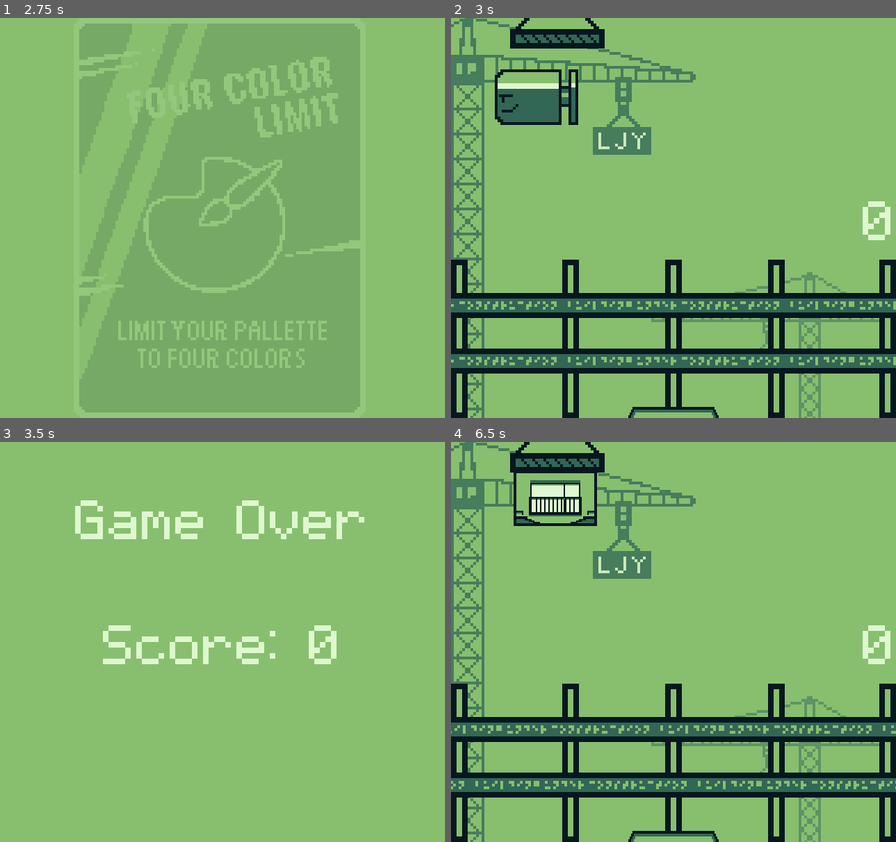
Above: before the commit, frames 1-4 (two rows, left to right).
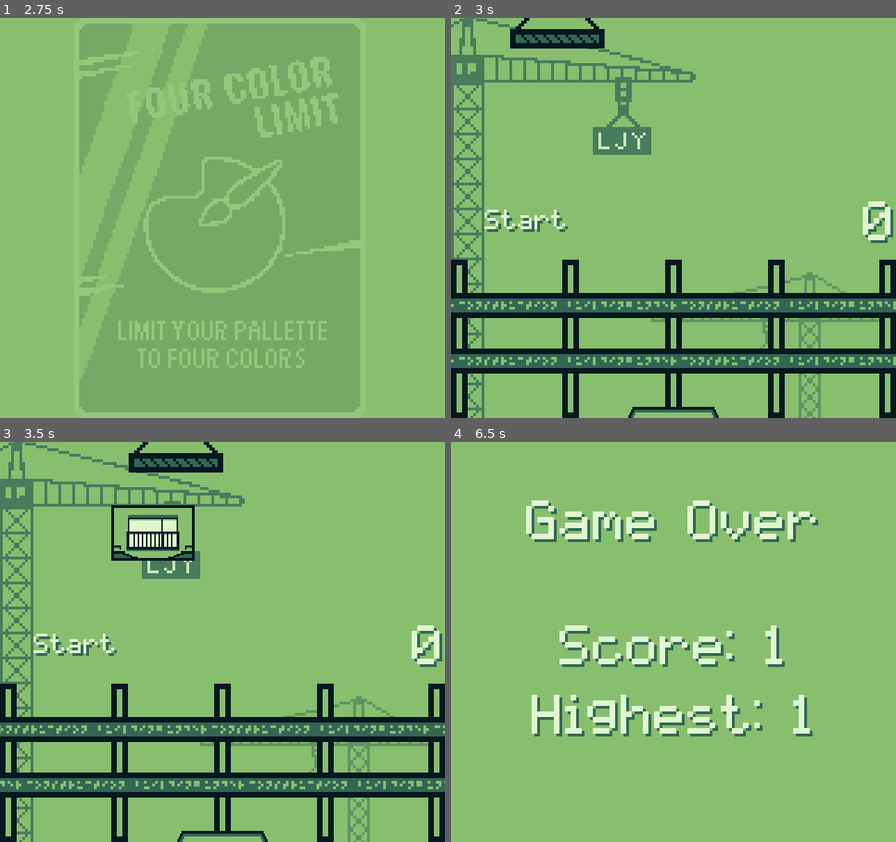
Above: after the commit, the same moments.

Repository: Ride-A-Pig/Tower-Bloxx
Game: Godot game, scene res://Scene/Start.tscn
Same seed, same stepped clock (60 frames per second), same inputs: the game is played once before the commit and once after it.
Inputs:
- Up to frame 1 (2.75 s): tap Enter (ui_accept) at 0.5, 1.35, 1.52, 1.82, 2 s; hold Enter (ui_accept) 0.53-1.28 s; hold Enter (ui_accept) from 2.03 s (still down)
- Up to frame 2 (3 s): release Enter (ui_accept) at 2.78 s; tap Enter (ui_accept) at 2.85 s
- Up to frame 3 (3.5 s): tap Enter (ui_accept) at 3.02, 3.32 s
- Up to frame 4 (6.5 s): hold Enter (ui_accept) 3.53-4.28 s; tap Enter (ui_accept) at 4.35, 4.52, 4.82, 5.85, 6.02, 6.32 s; hold Enter (ui_accept) 5.03-5.78 s

Frame 1 is identical in both runs. In frame 2, 2.8% of the frame differs, in the area x 7-100%, y 12-57%; in frame 3, 27%; in frame 4, 28%, in the area x 0-100%, y 0-100%.

Commit message:
bug fix, ui update

Diff:
--- /dev/null
+++ b/Scene/GameSaver.gd
@@ -0,0 +1,5 @@
+extends Resource
+
+const save_path = "user://BB_Save_01.tres"
+
+export var high_score = 0
--- a/Scene/GlobalValue.gd
+++ b/Scene/GlobalValue.gd
@@ -1,22 +1,7 @@
 extends Node
-class_name Global
-
-var health = 5
 
 var score = 0
 
-
-
-func _take_damage():
-	health-=1
-	if health<=0:
-		print("No health")
-
-
 func _add_score():
 	score+=1
-	print(score)
 	get_node_or_null("/root/Main/CanvasLayer/Score").text = String(score)
-
-func _remove_socre():
-	score-=1
--- a/Scene/MainScene.tscn
+++ b/Scene/MainScene.tscn
@@ -98,6 +98,7 @@
 grow_horizontal = 0
 theme = SubResource( 13 )
 custom_colors/font_color = Color( 0.878431, 0.972549, 0.815686, 1 )
+custom_colors/font_color_shadow = Color( 0.203922, 0.407843, 0.337255, 1 )
 text = "0"
 
 [node name="Judge" type="Label" parent="CanvasLayer"]
@@ -109,7 +110,9 @@
 margin_bottom = 7.0
 rect_pivot_offset = Vector2( 0, 7 )
 custom_colors/font_color = Color( 0.878431, 0.972549, 0.815686, 1 )
+custom_colors/font_color_shadow = Color( 0.203922, 0.407843, 0.337255, 1 )
 custom_fonts/font = SubResource( 14 )
+text = "Start"
 valign = 1
 
 [node name="Background" type="Control" parent="."]
@@ -475,6 +478,7 @@
 [node name="Timer" type="Timer" parent="Camera2D"]
 wait_time = 0.5
 one_shot = true
+autostart = true
 
 [node name="Area2D" type="Area2D" parent="Camera2D"]
 collision_layer = 2
--- a/Scene/Over.gd
+++ b/Scene/Over.gd
@@ -1,8 +1,18 @@
 extends Control
+
+const save_resource = "res://Scene/GameSaver.gd"
+const save_path = preload("res://Scene/GameSaver.gd").save_path
 
 func _ready():
 	$Label2.text = "Score: "+String(GlobalValue.score)
+	if !ResourceLoader.exists(save_path):
+		ResourceSaver.save(save_path,load(save_resource).new())
 
+	var read = ResourceLoader.load(save_path)
+	if GlobalValue.score > read.high_score:
+		read.high_score = GlobalValue.score
+		ResourceSaver.save(save_path,read)
+	$Label3.text = "Highest: "+String(read.high_score)
 
 func _input(event):
 	if event.is_action_pressed("ui_accept"):
--- a/Scene/Over.tscn
+++ b/Scene/Over.tscn
@@ -20,6 +20,7 @@
 margin_bottom = 35.0
 grow_horizontal = 2
 custom_colors/font_color = Color( 0.878431, 0.972549, 0.815686, 1 )
+custom_colors/font_color_shadow = Color( 0.203922, 0.407843, 0.337255, 1 )
 custom_fonts/font = SubResource( 1 )
 text = "Game Over"
 
@@ -34,7 +35,25 @@
 margin_bottom = 8.0
 grow_horizontal = 2
 custom_colors/font_color = Color( 0.878431, 0.972549, 0.815686, 1 )
+custom_colors/font_color_shadow = Color( 0.203922, 0.407843, 0.337255, 1 )
 custom_fonts/font = SubResource( 1 )
-text = "Score:8"
+text = "Score: 0"
 align = 1
 valign = 1
+
+[node name="Label3" type="Label" parent="."]
+anchor_left = 0.5
+anchor_top = 0.5
+anchor_right = 0.5
+anchor_bottom = 0.5
+margin_left = -53.0
+margin_top = 17.0
+margin_right = 53.0
+margin_bottom = 33.0
+grow_horizontal = 2
+custom_colors/font_color = Color( 0.878431, 0.972549, 0.815686, 1 )
+custom_colors/font_color_shadow = Color( 0.203922, 0.407843, 0.337255, 1 )
+custom_fonts/font = SubResource( 1 )
+text = "Highest: 0"
+align = 1
+valign = 1
--- a/Scene/Play.gd
+++ b/Scene/Play.gd
@@ -1,5 +1,4 @@
 extends Camera2D
-
 
 onready var p2d = $KinematicBody2D/Position2D
 onready var pj2d = $KinematicBody2D/Position2D/PinJoint2D
@@ -8,49 +7,34 @@
 onready var rooms = $"/root/Main/Rooms"
 onready var animation_player = $AnimationPlayer
 
-
 var room_resource = preload("res://Scene/Room.tscn")
-var count = 0
 var new_room
+var b_droppable = false
 
 func _ready():
-	randomize()
-	_spawn_room()
 	timer.connect("timeout",self,"_on_timeout")
 
-
 func _input(event):
-	if event.is_action_pressed("ui_accept") and timer.is_stopped():
+	if event.is_action_pressed("ui_accept") and timer.is_stopped() and b_droppable:
 		_release_room()
 		timer.start()
-#		if GlobalValue.score >= 4:
-#			position.y-=20
-
-
-
-func _spawn_room():
-	new_room = room_resource.instance()
-	new_room.get_node("Sprite").frame = randi()%8
-	new_room.global_position = p2d.global_position
-	get_node_or_null("/root/Main/Rooms").call_deferred("add_child",new_room)
-	yield(get_tree(),"idle_frame")
-	pj2d.node_b = new_room.get_path()
-	pj2d2.node_b = new_room.get_path()
-
-func _release_room():
-	pj2d.set_deferred("node_b",pj2d.node_a)
-	pj2d2.set_deferred("node_b",pj2d2.node_a)
-	new_room.linear_velocity = Vector2(0,0)
-	if animation_player.playback_speed < 5:
-		animation_player.playback_speed=1+0.02*GlobalValue.score
 
 func _on_timeout():
 	_spawn_room()
 
-#func _process(delta):
-#	var all_rooms = rooms.get_children()
-#	var top_value = 0
-#	for i in all_rooms:
-#		if i.position.y<top_value:
-#			top_value = i.position.y
-#	position.y = top_value-40
+func _spawn_room():
+	new_room = room_resource.instance()
+	new_room.global_position = p2d.global_position
+	get_node_or_null("/root/Main/Rooms").add_child(new_room)
+	pj2d.node_b = new_room.get_path()
+	pj2d2.node_b = new_room.get_path()
+	b_droppable = true
+
+func _release_room():
+	if !new_room: return
+	b_droppable = false
+	pj2d.node_b = pj2d.node_a
+	pj2d2.node_b = pj2d2.node_a
+	new_room.linear_velocity = Vector2(0,0)
+	if animation_player.playback_speed < 5:
+		animation_player.playback_speed=1+0.02*GlobalValue.score
--- a/Scene/Room.gd
+++ b/Scene/Room.gd
@@ -1,24 +1,25 @@
 extends RigidBody2D
-
-var cam_up = 0
 
 onready var asp = $AudioStreamPlayer
 onready var judge = get_node_or_null("/root/Main/CanvasLayer/Judge")
 onready var area_2d = $Area2D
-
+onready var sprite = $Sprite
 
 func _ready():
 	connect("body_entered",self,"_on_body_entered")
 	area_2d.connect("area_exited",self,"_on_disappear")
+	sprite.frame = randi()%8
+	_fade_in()
+
+func _fade_in():
+	sprite.modulate = Color(1,1,1,0)
+	var tween = create_tween()
+	tween.tween_property(sprite, "modulate", Color(1,1,1,1), .1)
 
 func _on_body_entered(body):
-#	GlobalValue._add_score()
-#	if GlobalValue.score>=4:
-#		get_node_or_null("/root/Main/Camera2D").position.y-=20
 	GlobalValue._add_score()
 	linear_velocity = Vector2.ZERO
 	angular_velocity = 0
-	cam_up = global_position.y-body.global_position.y
 	var offset = abs(global_position.x-body.global_position.x)
 	var tween = create_tween()
 	tween.tween_property(judge,"rect_scale",Vector2(1.4,1.4),.05)
@@ -36,16 +37,13 @@
 	set_deferred("contact_monitor",false)
 	asp.play()
 
-
-func _on_disappear(area):
+func _on_disappear(_area):
 	if linear_velocity.length()>100:
 		_game_over()
 	else:
 		set_deferred("mode",RigidBody2D.MODE_STATIC)
 		var tween = create_tween()
-		tween.tween_property(self,"global_rotation_degrees",0.0,0.2)
-		print("Out")
-
+		tween.tween_property(self,"global_rotation_degrees", .0, .2)
 
 func _game_over():
 	get_tree().change_scene("res://Scene/Over.tscn")
--- a/Scene/Score.gd
+++ /dev/null
@@ -1,10 +0,0 @@
-extends Label
-
-
-
-
-
-
-
-func _process(delta):
-	text = String(GlobalValue.score)
--- a/project.godot
+++ b/project.godot
@@ -7,16 +7,6 @@
 ;   param=value ; assign values to parameters
 
 config_version=4
-
-_global_script_classes=[ {
-"base": "Node",
-"class": "Global",
-"language": "GDScript",
-"path": "res://Scene/GlobalValue.gd"
-} ]
-_global_script_class_icons={
-"Global": ""
-}
 
 [application]
 
@@ -35,6 +25,7 @@
 window/size/resizable=false
 window/size/test_width=960
 window/size/test_height=864
+mouse_cursor/custom_image="res://src/Mouse.png"
 window/stretch/mode="2d"
 window/stretch/aspect="keep"
 
Binary file added: src/Mouse.png
Not shown, added: src/Mouse.png.import
